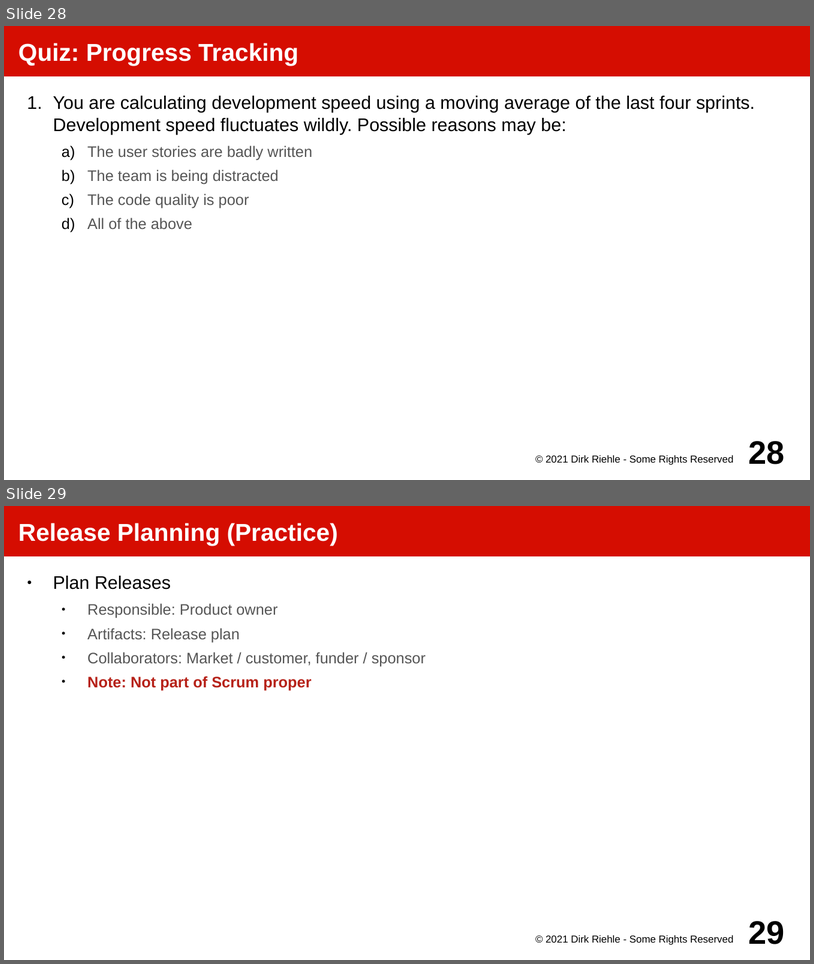
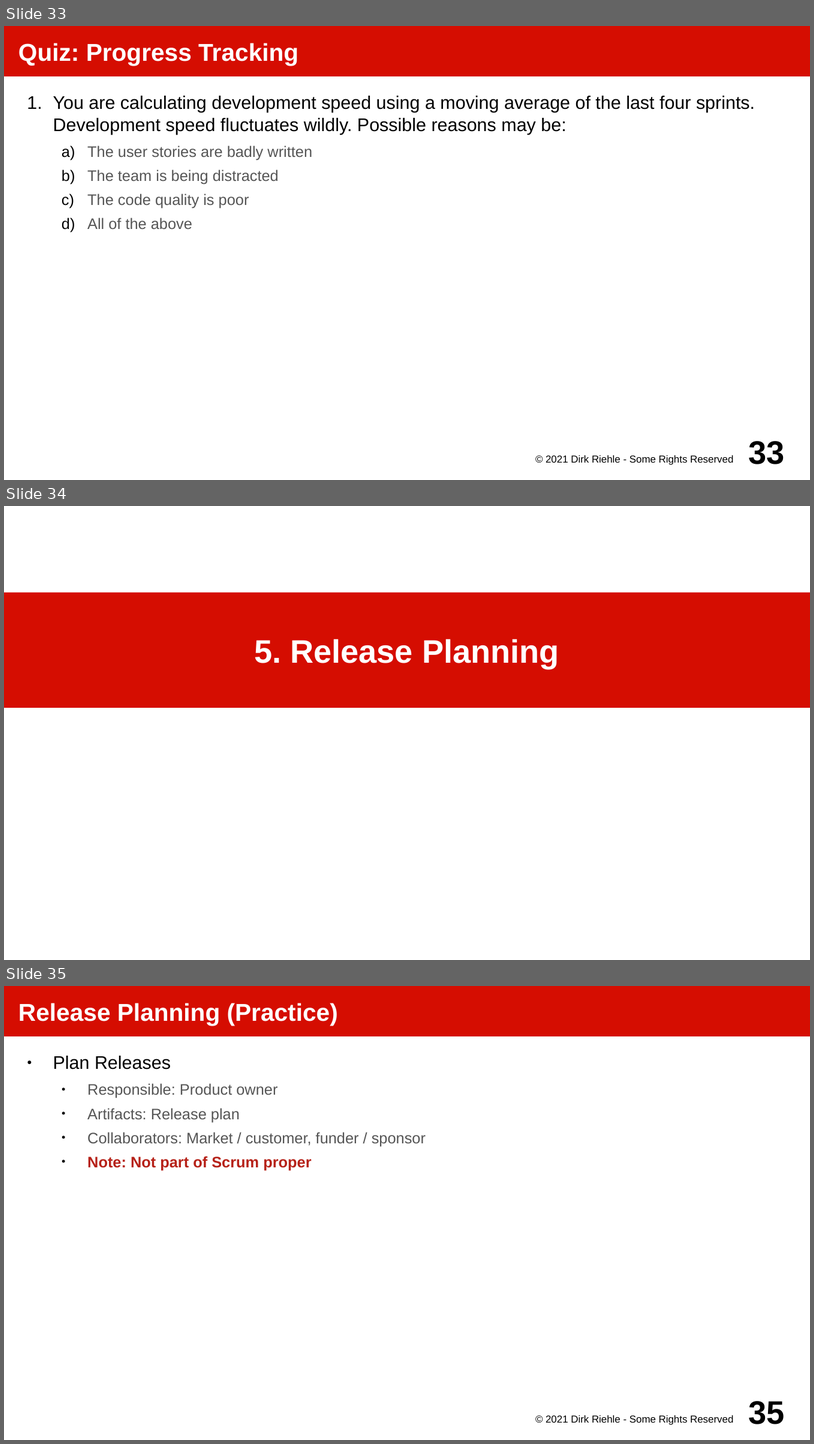
Before and after one commit to dirkriehle/amos-course, a slide deck: Lecture slides/AMOS D02 - Planning and Tracking.odp. Shown one above the other, each under a label of ours: slides 28 and 29 before the commit, slides 33, 34 and 35 after it. The pictures are 814x964 and 814x1444 pixels, drawn with LibreOffice and Linux fonts; fonts in the diff are those of the drawing. Boxes give left, top, right and bottom in pixels: in the first picture for what was removed or moved away, otherwise in the second. Text is boxed around its words. In the diff, an @@ line names an element or a change of style, - is before the commit and + after.

```diff
--- a/Lecture slides/AMOS D02 - Planning and Tracking.odp
+++ b/Lecture slides/AMOS D02 - Planning and Tracking.odp
@@ slide 34 added at [4,506,810,960], background #FFFFFF @@
@@ title added at [4,592,810,707], fill #D50D01, 32 pt, text #FFFFFF, bold @@
+5. Release Planning
@@ what was slide 28 is now slide 33 @@
@@ page number at [749,441,785,464]: text changed @@
-28
+33
@@ what was slide 29 is now slide 35 @@
@@ page number at [749,1401,785,1424]: text changed @@
-29
+35
```
Also in this commit, not shown: 1 slide changed, 6 other slides added, 15 other files.
